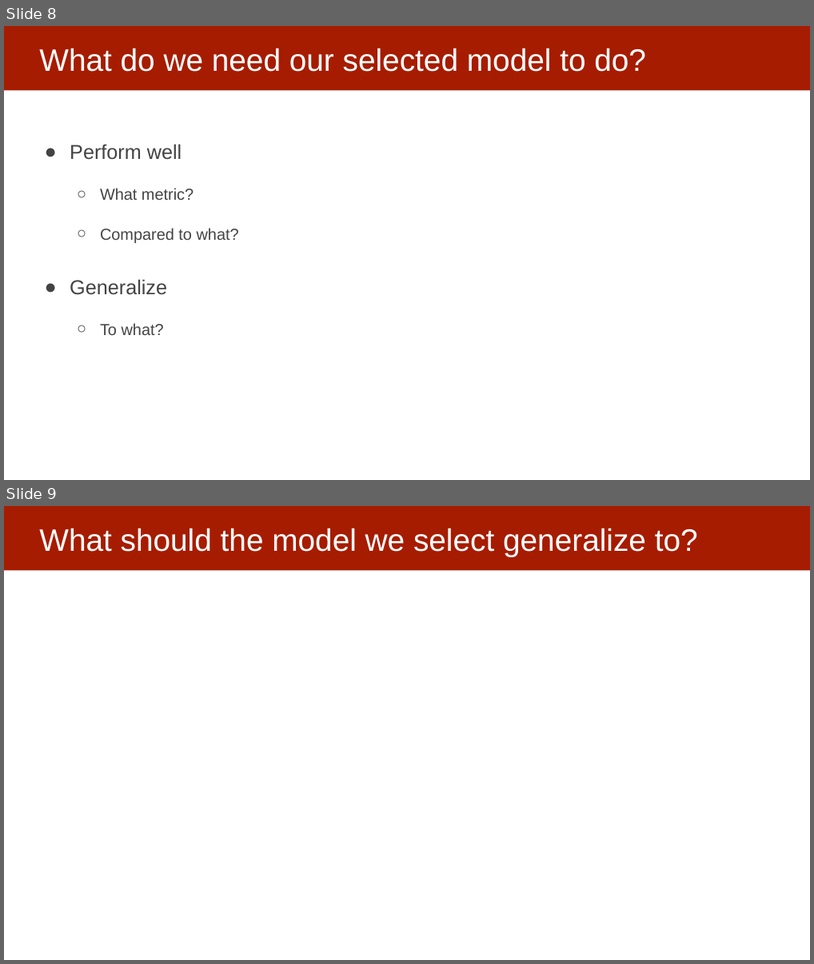
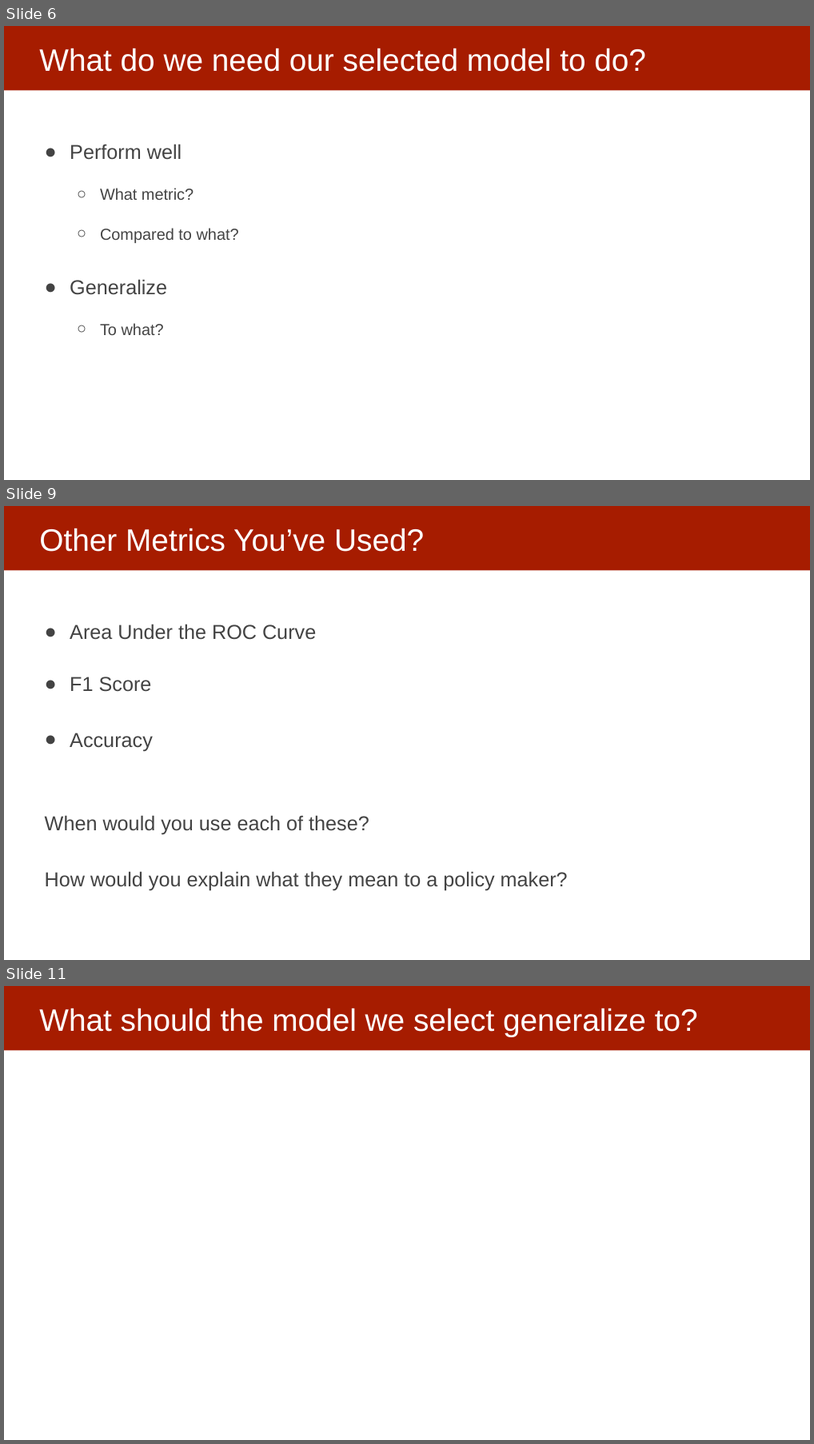
Before and after one commit to dssg/mlforpublicpolicylab, a slide deck: 06 - Performance and Evaluation Pt 2/Model Selection and Validation - Part II.pptx. Shown one above the other, each under a label of ours: slides 8 and 9 before the commit, slides 6, 9 and 11 after it; the slides between them are not shown. The pictures are 814x964 and 814x1444 pixels, drawn with LibreOffice and Linux fonts; fonts in the diff are those of the drawing. Boxes give left, top, right and bottom in pixels: in the first picture for what was removed or moved away, otherwise in the second. Text is boxed around its words. In the diff, an @@ line names an element or a change of style, - is before the commit and + after.

```diff
--- a/06 - Performance and Evaluation Pt 2/Model Selection and Validation - Part II.pptx
+++ b/06 - Performance and Evaluation Pt 2/Model Selection and Validation - Part II.pptx
@@ slide 9 added at (4, 506, 810, 960), background #FFFFFF; not listed: 1 template element that a slide beside it also shows @@
@@ title added at (39, 528, 424, 552), 37 pt, text #FFFFFF @@
+Other Metrics You’ve Used?
@@ text added at (45, 624, 568, 890), 24 pt, text #434343 @@
+● Area Under the ROC Curve
+● F1 Score
+● Accuracy
+When would you use each of these?
+How would you explain what they mean to a policy maker?
@@ what was slide 8 is now slide 6 @@
@@ what was slide 9 is now slide 11 @@
```
Also in this commit, not shown: 4 slides changed, 11 other slides added, 2 slides removed.
